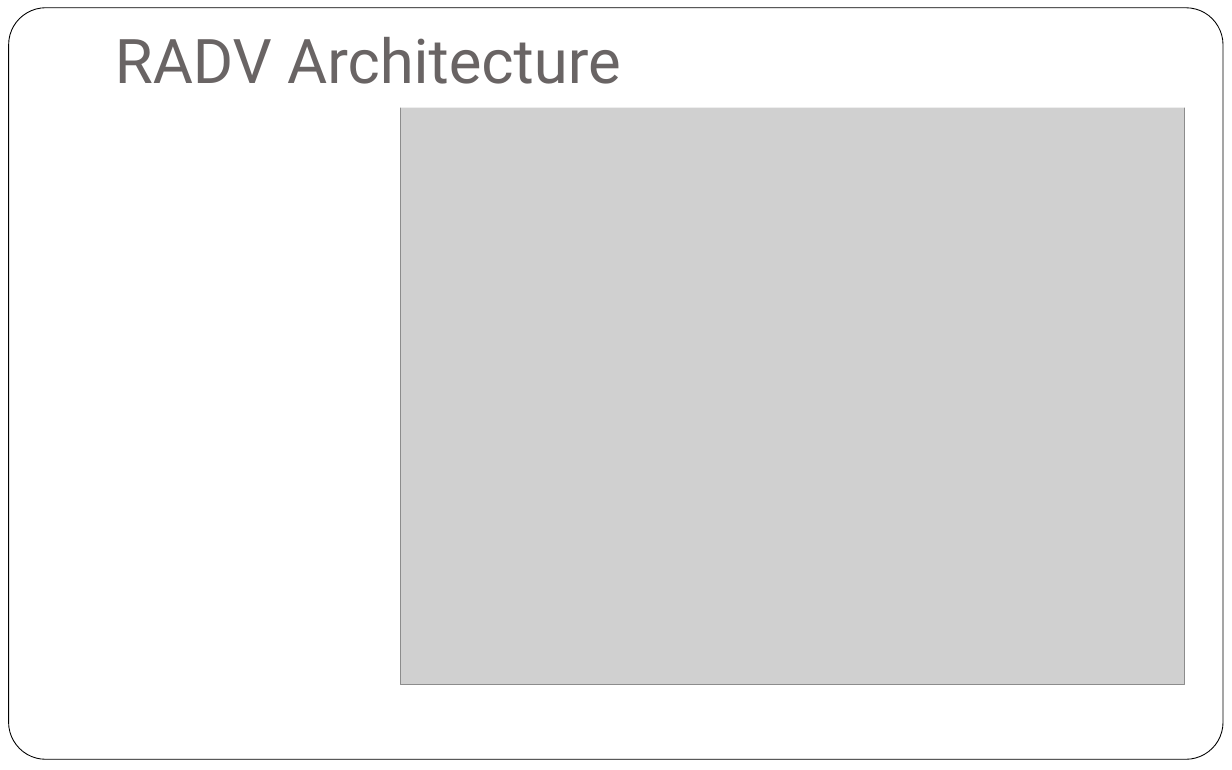
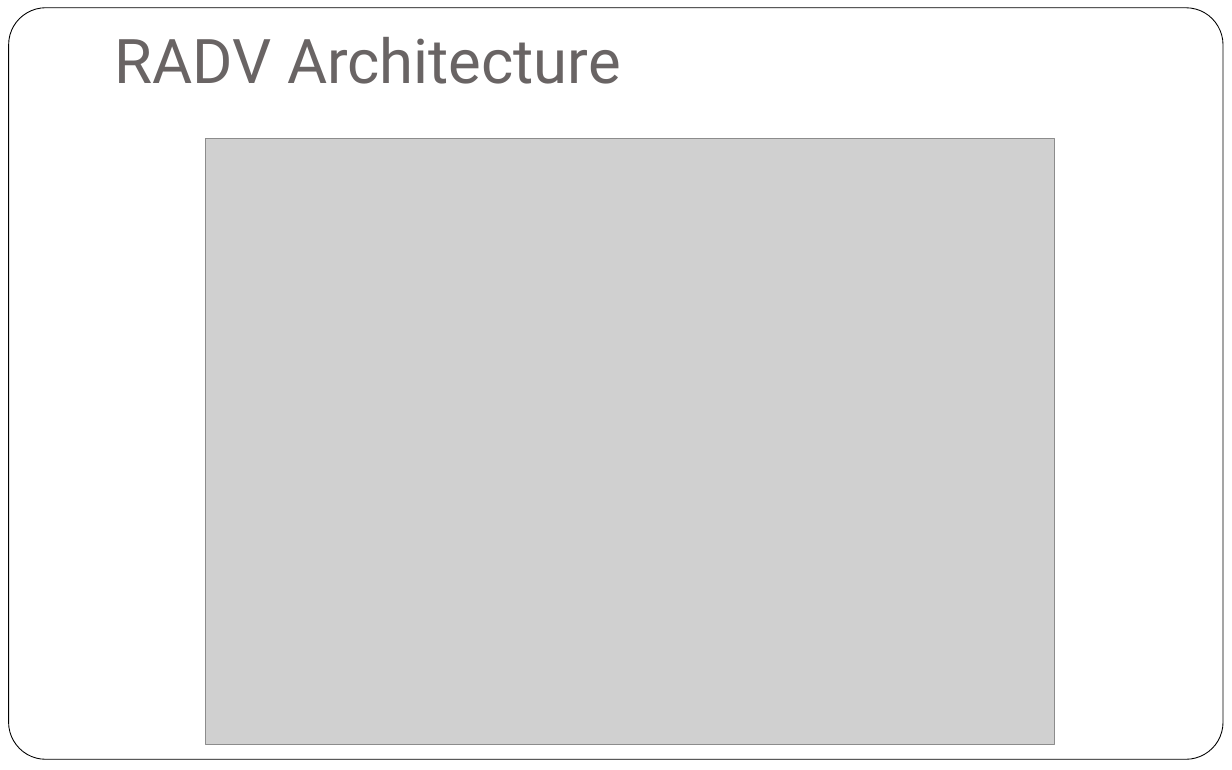
Before and after one commit to AnjaGuillory/FHIRED_Up, a slide deck: slide 3 of Team Deliverable 2/Technical Presentation - FHIRed Up.pptx. Drawn at 1232x770 pixels with LibreOffice and Linux fonts; fonts in the diff are those of the drawing; grey boxes stand for pictures. Boxes give left, top, right and bottom in pixels: in the first picture for what was removed or moved away, otherwise in the second. Text is boxed around its words. In the diff, an @@ line names an element or a change of style, - is before the commit and + after.

```diff
--- a/Team Deliverable 2/Technical Presentation - FHIRed Up.pptx
+++ b/Team Deliverable 2/Technical Presentation - FHIRed Up.pptx
@@ title "RADV Architecture" rewrapped from (x1=102, y1=26, x2=1201, y2=108) to (x1=115, y1=37, x2=621, y2=84) @@
@@ picture resized from (x1=400, y1=67, x2=1185, y2=685) to (x1=206, y1=138, x2=1055, y2=744) @@
```
Also in this commit, not shown: 2 other files.
